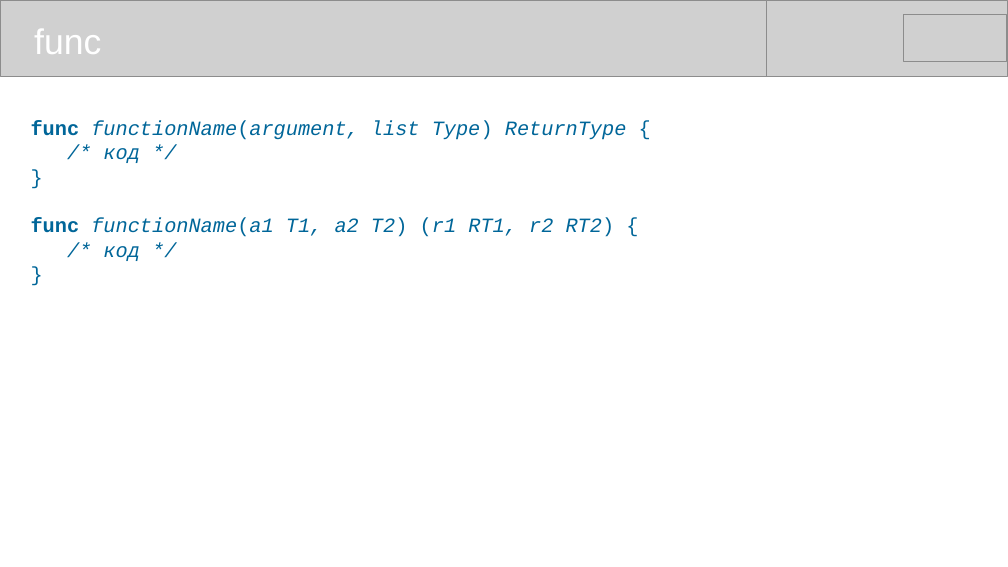
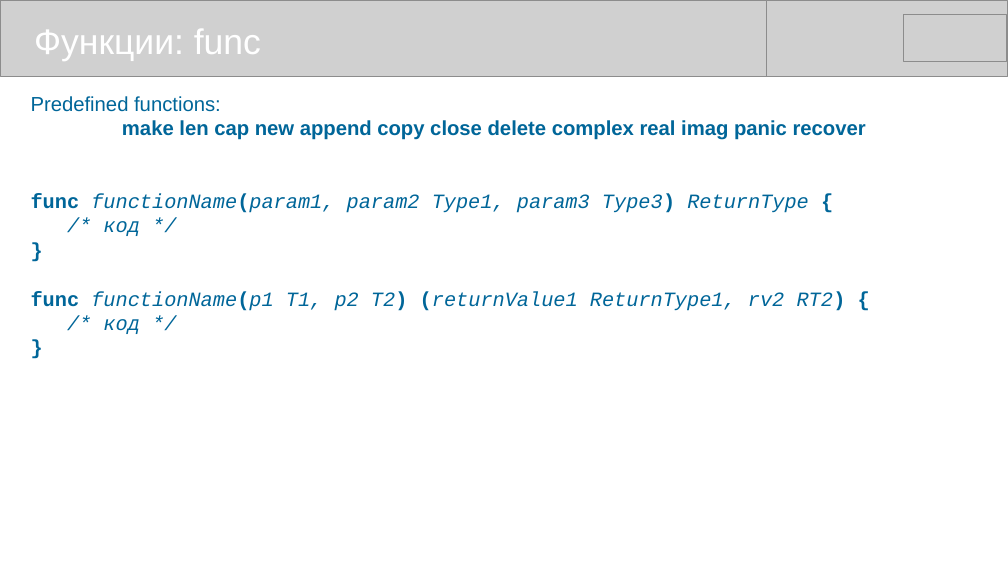
Before and after one commit to mike-shock/Go_language, a slide deck: slide 29 of Go_Intro.odp (slide 21 before the commit). Drawn at 1008x567 pixels with LibreOffice and Linux fonts; fonts in the diff are those of the drawing; grey boxes stand for pictures. Boxes give left, top, right and bottom in pixels: in the first picture for what was removed or moved away, otherwise in the second. Text is boxed around its words. In the diff, an @@ line names an element or a change of style, - is before the commit and + after.

```diff
--- a/Go_Intro.odp
+++ b/Go_Intro.odp
@@ text at <box>34,29,261,61</box>: text changed @@
-func
+Функции: func
@@ text "Predefined functions:" at <box>31,96,866,334</box>: bold on in "}", "}" @@
@@ text at <box>31,96,866,213</box>: text changed; font Courier New to Arial; italic off @@
-func functionName(argument, list Type) ReturnType {
+Predefined functions:
+make len cap new append copy close delete complex real imag panic recover
+func functionName(param1, param2 Type1, param3 Type3) ReturnType {
@@ text at <box>31,291,846,311</box>: text changed @@
-func functionName(a1 T1, a2 T2) (r1 RT1, r2 RT2) {
+func functionName(p1 T1, p2 T2) (returnValue1 ReturnType1, rv2 RT2) {
```
Also in this commit, not shown: 13 other slides changed, 8 slides added.
